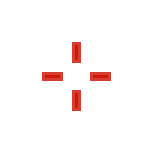
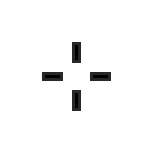
Comparing the layer stacks of the two w=150, h=150 images. Changes:
added layer "圖層 3" above "圖層 2" over [42, 42, 111, 111]
hid "圖層 2" over [42, 42, 111, 111]
